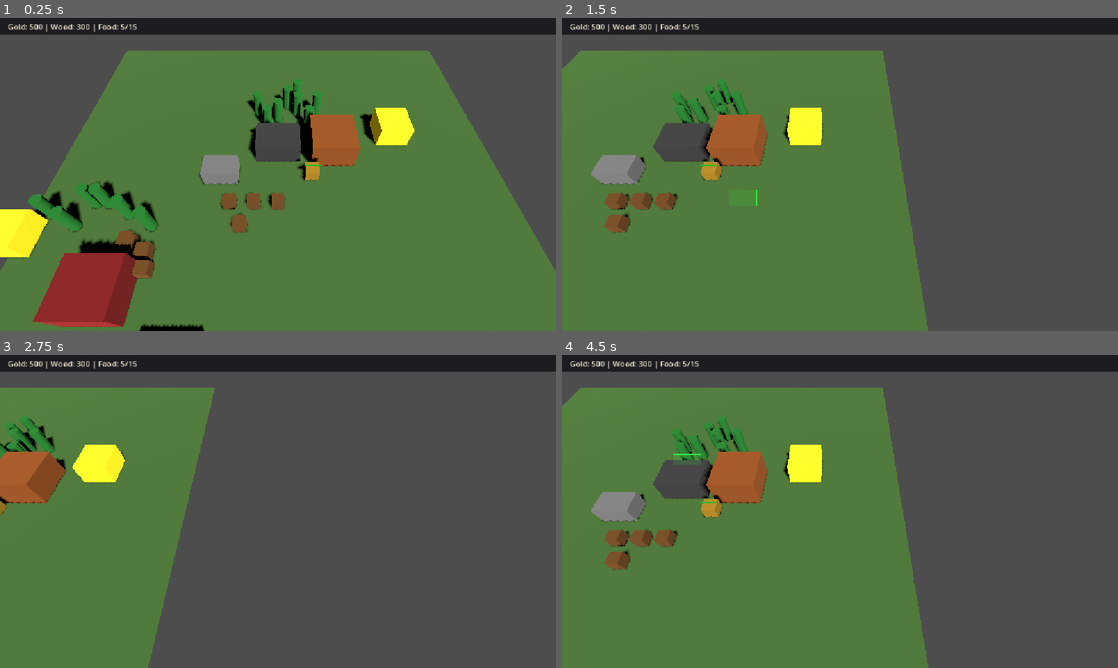
Above: before the commit, frames 1-4 (two rows, left to right).
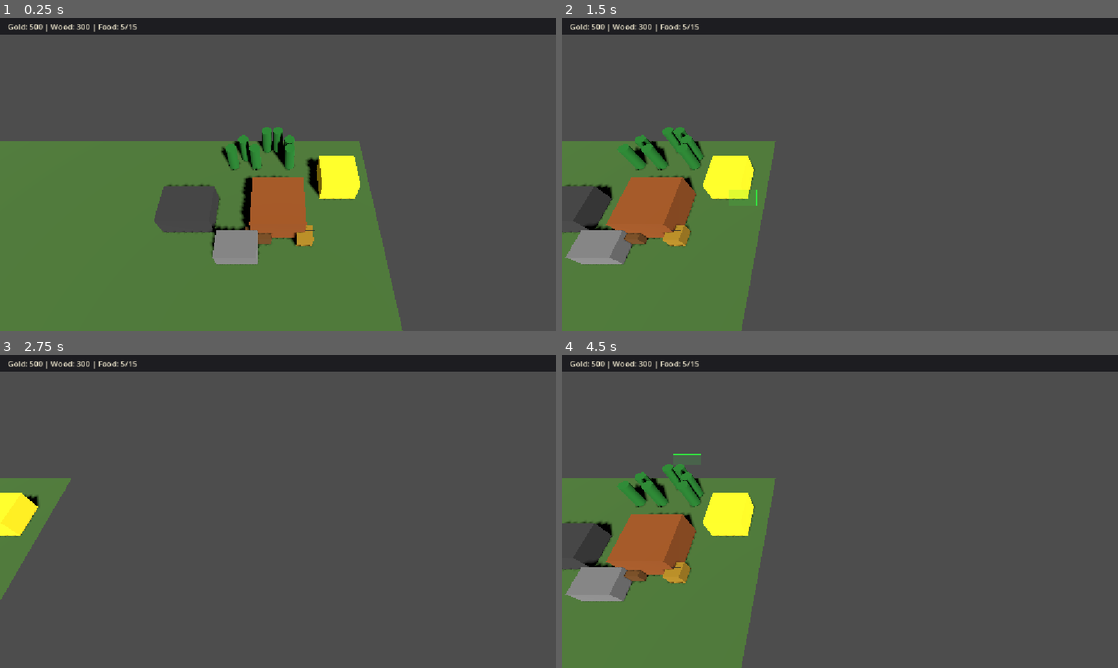
Above: after the commit, the same moments.

Repository: nplvkntx/endless-battle
Game: Godot game, scene res://scenes/main.tscn
Two runs of this game, one before a commit and one after it. Both use one fixed random seed, a clock stepped at 60 frames per second and the inputs below.
Inputs (mouse positions are in pixels of both pictures, inside the frame that each line leads up to):
- Up to frame 1 (0.25 s): no input
- Up to frame 2 (1.5 s): tap Enter at 0.5 s; move the mouse to (962, 158) at 0.52 s; hold Right (ui_right) 0.53-1.25 s; tap B at 0.6 s; click (962, 158) at 0.67 s; drag from (728, 190) to (812, 237) at 1.27 s
- Up to frame 3 (2.75 s): move the mouse to (333, 442) at 2.02 s; hold Right (ui_right) from 2.03 s (still down); tap T at 2.1 s
- Up to frame 4 (4.5 s): release Right (ui_right) at 2.75 s; drag from (812, 574) to (673, 464) at 2.77 s; move the mouse to (1006, 558) at 3.52 s; hold Left (ui_left) 3.53-4.25 s; tap Q at 3.6 s; drag from (673, 464) to (756, 433) at 4.27 s

The runs differ from the first frame. In frame 1, 52% of the frame differs, in the area x 0-100%, y 10-100%; in frame 2, 42%; in frame 3, 28%; in frame 4, 42%.

Commit message:
Fix player unit spawn positions

Diff:
--- a/scenes/main.tscn
+++ b/scenes/main.tscn
@@ -484,7 +484,7 @@
 surface_material_override/0 = SubResource("StandardMaterial3D_ground")
 
 [node name="Camera3D" type="Camera3D" parent="."]
-transform = Transform3D(1, 0, 0, 0, 0.573576, 0.819152, 0, -0.819152, 0.573576, 0, 20, 14)
+transform = Transform3D(1, 0, 0, 0, 0.573576, 0.819152, 0, -0.819152, 0.573576, 12, 20, -2)
 current = true
 fov = 60.0
 script = ExtResource("3_camera_controller")
@@ -494,23 +494,24 @@
 shadow_enabled = true
 
 [node name="Worker" parent="." instance=ExtResource("4_worker")]
-transform = Transform3D(1, 0, 0, 0, 1, 0, 0, 0, 1, -4, 0.5, 3)
+transform = Transform3D(1, 0, 0, 0, 1, 0, 0, 0, 1, 11, 0.5, -10)
 
 [node name="Worker2" parent="." instance=ExtResource("4_worker")]
-transform = Transform3D(1, 0, 0, 0, 1, 0, 0, 0, 1, -2, 0.5, 3)
+transform = Transform3D(1, 0, 0, 0, 1, 0, 0, 0, 1, 12, 0.5, -10.5)
 
 [node name="Worker3" parent="." instance=ExtResource("4_worker")]
-transform = Transform3D(1, 0, 0, 0, 1, 0, 0, 0, 1, 0, 0.5, 3)
+transform = Transform3D(1, 0, 0, 0, 1, 0, 0, 0, 1, 10, 0.5, -10)
 
 [node name="Worker4" parent="." instance=ExtResource("4_worker")]
-transform = Transform3D(1, 0, 0, 0, 1, 0, 0, 0, 1, -3, 0.5, 5)
+transform = Transform3D(1, 0, 0, 0, 1, 0, 0, 0, 1, 11, 0.5, -11)
 
 [node name="DevHero" parent="." instance=ExtResource("15_hero")]
-transform = Transform3D(1, 0, 0, 0, 1, 0, 0, 0, 1, 3, 0.5, 0)
+transform = Transform3D(1, 0, 0, 0, 1, 0, 0, 0, 1, 14, 0.5, -10)
 
 [node name="CommandCenter" type="StaticBody3D" parent="." groups=["player_command_center"]]
-transform = Transform3D(1, 0, 0, 0, 1, 0, 0, 0, 1, 5, 1.25, -3)
+transform = Transform3D(1, 0, 0, 0, 1, 0, 0, 0, 1, 12, 1.25, -12)
 script = ExtResource("2_command_center")
+worker_spawn_offset = Vector3(0, -0.75, -3.5)
 
 [node name="MeshInstance3D" type="MeshInstance3D" parent="CommandCenter"]
 mesh = SubResource("BoxMesh_command_center")
@@ -524,7 +525,9 @@
 max_health = 500
 
 [node name="Barracks" parent="." instance=ExtResource("21_barracks")]
-transform = Transform3D(1, 0, 0, 0, 1, 0, 0, 0, 1, 0, 1, -3)
+transform = Transform3D(1, 0, 0, 0, 1, 0, 0, 0, 1, 5, 1, -12)
+swordsman_spawn_offset = Vector3(0, -0.5, -3.5)
+archer_spawn_offset = Vector3(1.5, -0.5, -3.5)
 
 [node name="HealthComponent" type="Node" parent="Barracks"]
 script = ExtResource("19_health_component")
@@ -590,31 +593,31 @@
 transform = Transform3D(1, 0, 0, 0, 1, 0, 0, 0, 1, -10, 1.25, 5)
 
 [node name="Farm" parent="." instance=ExtResource("10_farm")]
-transform = Transform3D(1, 0, 0, 0, 1, 0, 0, 0, 1, -5, 0.75, 0)
+transform = Transform3D(1, 0, 0, 0, 1, 0, 0, 0, 1, 9, 0.75, -9)
 
 [node name="GoldMine" parent="." instance=ExtResource("8_gold_mine")]
-transform = Transform3D(1, 0, 0, 0, 1, 0, 0, 0, 1, 11, 1, -5)
+transform = Transform3D(1, 0, 0, 0, 1, 0, 0, 0, 1, 17, 1, -15)
 
 [node name="Tree" parent="." instance=ExtResource("9_tree")]
-transform = Transform3D(1, 0, 0, 0, 1, 0, 0, 0, 1, 0, 1.25, -7)
+transform = Transform3D(1, 0, 0, 0, 1, 0, 0, 0, 1, 9, 1.25, -18)
 
 [node name="Tree2" parent="." instance=ExtResource("9_tree")]
-transform = Transform3D(1, 0, 0, 0, 1, 0, 0, 0, 1, 2, 1.25, -8)
+transform = Transform3D(1, 0, 0, 0, 1, 0, 0, 0, 1, 11, 1.25, -19)
 
 [node name="Tree3" parent="." instance=ExtResource("9_tree")]
-transform = Transform3D(1, 0, 0, 0, 1, 0, 0, 0, 1, -1, 1.25, -6)
+transform = Transform3D(1, 0, 0, 0, 1, 0, 0, 0, 1, 13, 1.25, -18)
 
 [node name="Tree4" parent="." instance=ExtResource("9_tree")]
-transform = Transform3D(1, 0, 0, 0, 1, 0, 0, 0, 1, 3, 1.25, -6)
+transform = Transform3D(1, 0, 0, 0, 1, 0, 0, 0, 1, 10, 1.25, -17)
 
 [node name="Tree5" parent="." instance=ExtResource("9_tree")]
-transform = Transform3D(1, 0, 0, 0, 1, 0, 0, 0, 1, 1, 1.25, -9)
+transform = Transform3D(1, 0, 0, 0, 1, 0, 0, 0, 1, 12, 1.25, -19)
 
 [node name="Tree6" parent="." instance=ExtResource("9_tree")]
-transform = Transform3D(1, 0, 0, 0, 1, 0, 0, 0, 1, 4, 1.25, -8)
+transform = Transform3D(1, 0, 0, 0, 1, 0, 0, 0, 1, 8, 1.25, -17)
 
 [node name="Tree7" parent="." instance=ExtResource("9_tree")]
-transform = Transform3D(1, 0, 0, 0, 1, 0, 0, 0, 1, -2, 1.25, -8)
+transform = Transform3D(1, 0, 0, 0, 1, 0, 0, 0, 1, 13, 1.25, -17)
 
 [node name="Tree8" parent="." instance=ExtResource("9_tree")]
-transform = Transform3D(1, 0, 0, 0, 1, 0, 0, 0, 1, 2, 1.25, -10)
+transform = Transform3D(1, 0, 0, 0, 1, 0, 0, 0, 1, 11, 1.25, -19)
--- a/scripts/buildings/barracks.gd
+++ b/scripts/buildings/barracks.gd
@@ -11,12 +11,13 @@
 const TRAIN_GOLD_COST: int = 100
 const TRAIN_FOOD_COST: int = 1
 const TRAIN_SECONDS: float = 4.0
-const SWORDSMAN_SPAWN_OFFSET: Vector3 = Vector3(3.0, -0.5, 0.0)
-const ARCHER_SPAWN_OFFSET: Vector3 = Vector3(3.0, -0.5, 2.0)
 const RALLY_MARKER_Y: float = 0.05
 const ENEMY_PRODUCTION_INTERVAL_SECONDS: float = 8.0
 const ENEMY_TEAM_ID: int = 1
 const ENEMY_GATHER_OFFSET: Vector3 = Vector3(-2.0, -0.5, 3.0)
+
+@export var swordsman_spawn_offset: Vector3 = Vector3(3.0, -0.5, 0.0)
+@export var archer_spawn_offset: Vector3 = Vector3(3.0, -0.5, 2.0)
 
 @export var enable_enemy_auto_production: bool = false
 
@@ -86,7 +87,7 @@
 		return
 
 	spawn_parent.add_child(unit)
-	unit.global_position = global_position + SWORDSMAN_SPAWN_OFFSET
+	unit.global_position = global_position + swordsman_spawn_offset
 	_finalize_spawned_unit(unit)
 	_finalize_enemy_unit(unit)
 	unit.set_movement_target(global_position + ENEMY_GATHER_OFFSET)
@@ -139,7 +140,7 @@
 	_has_rally_point = true
 	_rally_point = Vector3(
 		ground_position.x,
-		global_position.y + SWORDSMAN_SPAWN_OFFSET.y,
+		global_position.y + swordsman_spawn_offset.y,
 		ground_position.z
 	)
 	_update_rally_marker(Vector3(ground_position.x, RALLY_MARKER_Y, ground_position.z))
@@ -208,7 +209,7 @@
 
 
 func _spawn_swordsman() -> void:
-	_spawn_trained_unit(SWORDSMAN_SCENE, SWORDSMAN_SPAWN_OFFSET)
+	_spawn_trained_unit(SWORDSMAN_SCENE, swordsman_spawn_offset)
 
 
 func try_train_archer() -> void:
@@ -251,7 +252,7 @@
 
 
 func _spawn_archer() -> void:
-	_spawn_trained_unit(ARCHER_SCENE, ARCHER_SPAWN_OFFSET)
+	_spawn_trained_unit(ARCHER_SCENE, archer_spawn_offset)
 
 
 func _spawn_trained_unit(scene: PackedScene, spawn_offset: Vector3) -> void:
--- a/scripts/buildings/command_center.gd
+++ b/scripts/buildings/command_center.gd
@@ -9,8 +9,9 @@
 const TRAIN_GOLD_COST: int = 50
 const TRAIN_FOOD_COST: int = 1
 const TRAIN_SECONDS: float = 3.0
-const WORKER_SPAWN_OFFSET: Vector3 = Vector3(3.5, -0.75, 0.0)
 const RALLY_MARKER_Y: float = 0.05
+
+@export var worker_spawn_offset: Vector3 = Vector3(3.5, -0.75, 0.0)
 
 enum RallyTargetType {
 	NONE,
@@ -60,7 +61,7 @@
 func set_rally_point(ground_position: Vector3) -> void:
 	_rally_target_type = RallyTargetType.GROUND
 	_rally_resource = null
-	_rally_point = Vector3(ground_position.x, global_position.y + WORKER_SPAWN_OFFSET.y, ground_position.z)
+	_rally_point = Vector3(ground_position.x, global_position.y + worker_spawn_offset.y, ground_position.z)
 	_update_rally_marker(Vector3(ground_position.x, RALLY_MARKER_Y, ground_position.z))
 
 
@@ -144,7 +145,7 @@
 		return
 
 	spawn_parent.add_child(worker)
-	worker.global_position = global_position + WORKER_SPAWN_OFFSET
+	worker.global_position = global_position + worker_spawn_offset
 
 	_apply_worker_rally(worker)
 
